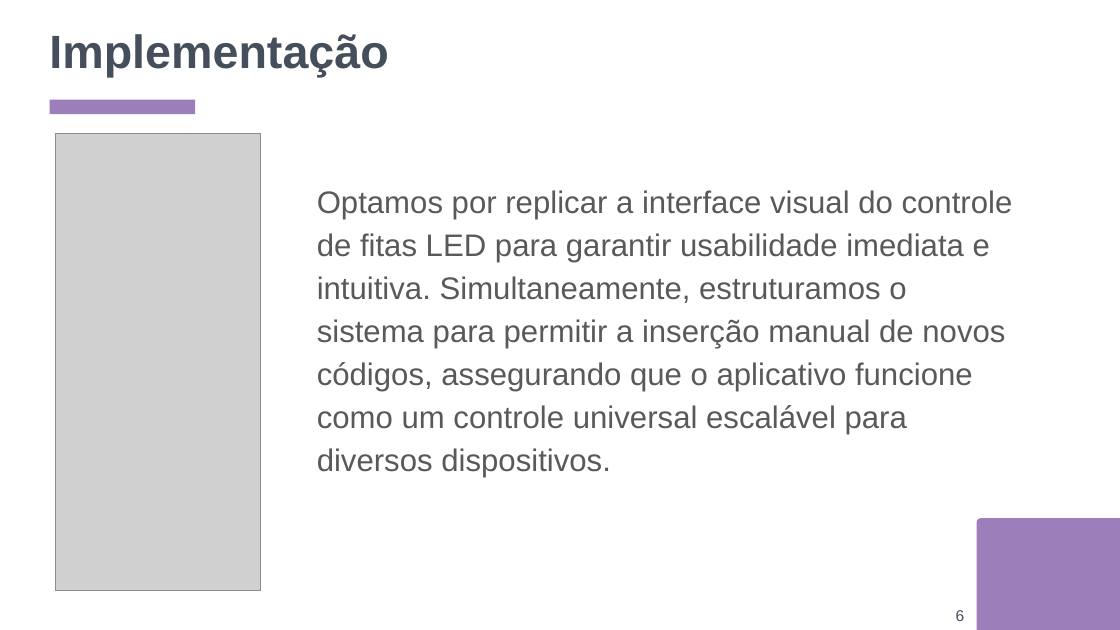
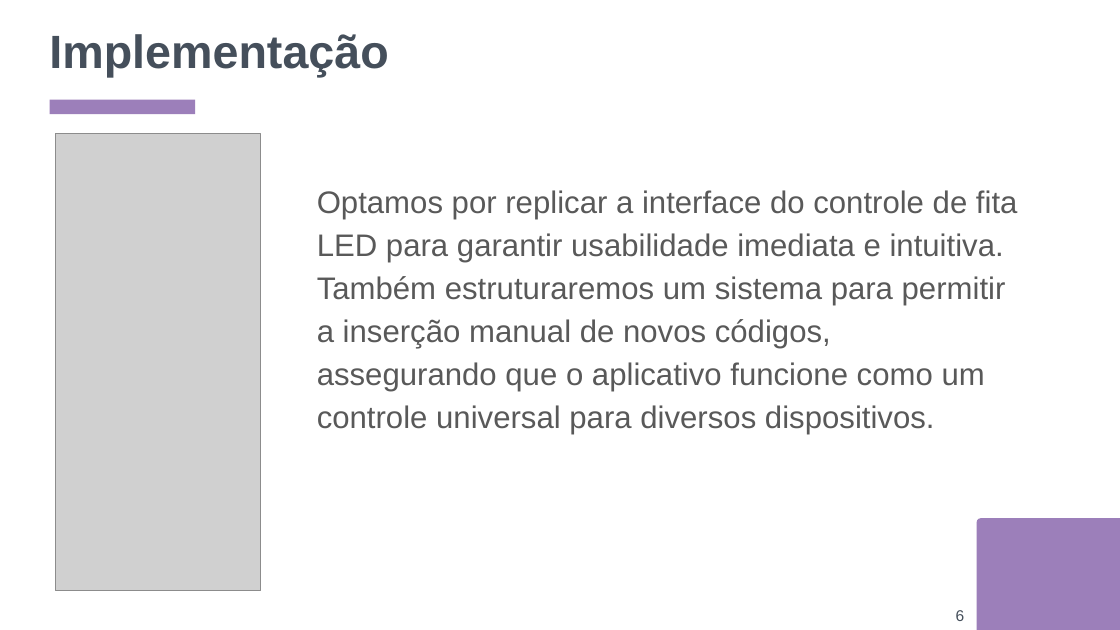
Before and after one commit to NBO2001/InfraDroid, a slide deck: slide 6 of slides/apresentacao_130126.pptx. Drawn at 1120x630 pixels with LibreOffice and Linux fonts; fonts in the diff are those of the drawing; grey boxes stand for pictures. Boxes give left, top, right and bottom in pixels: in the first picture for what was removed or moved away, otherwise in the second. Text is boxed around its words. In the diff, an @@ line names an element or a change of style, - is before the commit and + after.

```diff
--- a/slides/apresentacao_130126.pptx
+++ b/slides/apresentacao_130126.pptx
@@ text at (317,190,1017,434): text changed @@
-Optamos por replicar a interface visual do controle de fitas LED para garantir usabilidade imediata e intuitiva. Simultaneamente, estruturamos o sistema para permitir a inserção manual de novos códigos, assegurando que o aplicativo funcione como um controle universal escalável para diversos dispositivos.
+Optamos por replicar a interface do controle de fita LED para garantir usabilidade imediata e intuitiva. Também estruturaremos um sistema para permitir a inserção manual de novos códigos, assegurando que o aplicativo funcione como um controle universal para diversos dispositivos.
```
Also in this commit, not shown: 2 other slides changed, 14 other files.
